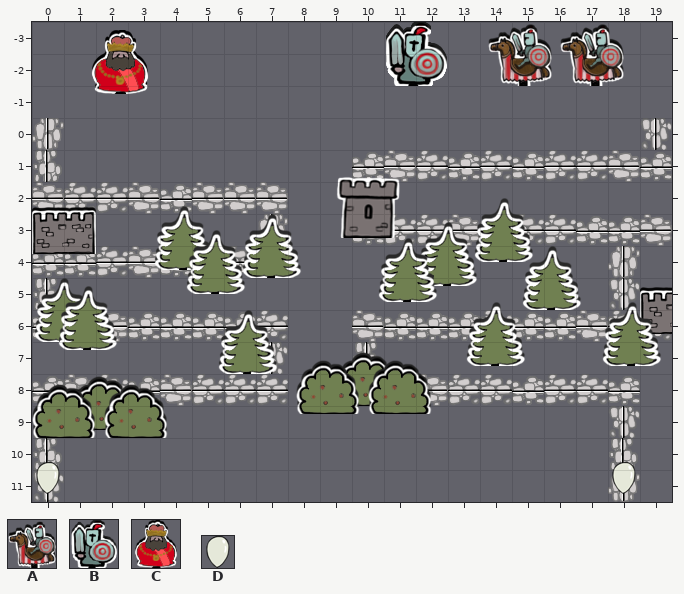
A Tiled map (JSON) gets an edit: dist/assets/maps/iphone.json. Above, as it was before the edit.
Cells are 32x32 px. Shown: x 0..19, y -3..11.
Key: from "Mobs": A 0 "knightOnHorse", B 1 "knight", C 2 "king"; from "props": D 8 "balloon-32x32".
Objects are placed by their top-left corner, in cells (3,4 is the top-left corner of cell 3,4); size is 1x1 cell unless given.
Layers that did not change in this view are not listed.
Objects on layer "mobs" before:
B "MOB_KNIGHT" at 11,-3 size 2x2
A "MOB_HORSE" at 14.2,-3 size 2x2
B "MOB_KNIGHT" at 11,-3 size 2x2
B "MOB_KNIGHT" at 11,-3 size 2x2
B "MOB_KNIGHT" at 11,-3 size 2x2
A "MOB_HORSE" at 16.5,-3 size 2x2
B "MOB_KNIGHT" at 11,-3 size 2x2
B "MOB_KNIGHT" at 11,-3 size 2x2
B "MOB_KNIGHT" at 11,-3 size 2x2
C "MOB_KING" at 1.8,-2.8 size 2x2
C "MOB_KING" at 1.8,-2.8 size 2x2
Objects on layer "balloons" before:
D "BALLOON" at 0,10.8
D "BALLOON" at 18,10.8
And afterwards:
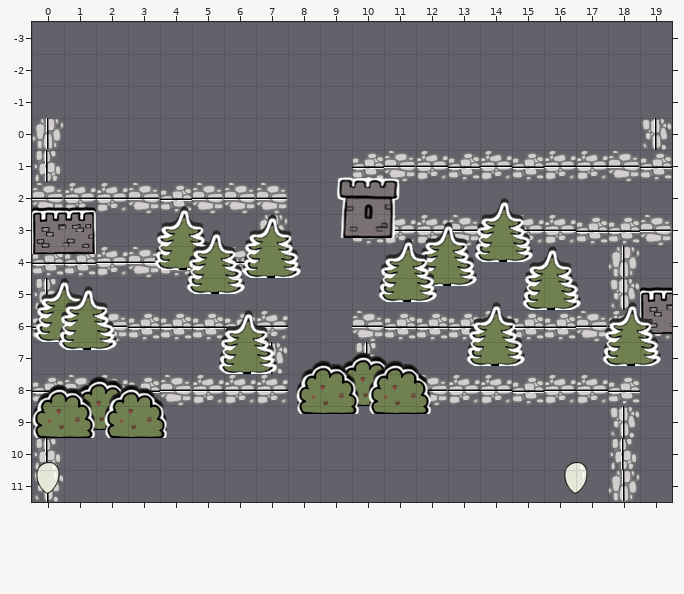
Commit message: Stuck. The mobs are not being properly recycled.
Difference:
Layer "mobs" (now hidden):
removed: B "MOB_KNIGHT" at 11,-3 size 2x2
removed: B "MOB_KNIGHT" at 11,-3 size 2x2
removed: B "MOB_KNIGHT" at 11,-3 size 2x2
removed: B "MOB_KNIGHT" at 11,-3 size 2x2
removed: A "MOB_HORSE" at 14.2,-3 size 2x2
removed: A "MOB_HORSE" at 16.5,-3 size 2x2
removed: B "MOB_KNIGHT" at 11,-3 size 2x2
removed: B "MOB_KNIGHT" at 11,-3 size 2x2
removed: B "MOB_KNIGHT" at 11,-3 size 2x2
removed: C "MOB_KING" at 1.8,-2.8 size 2x2
removed: C "MOB_KING" at 1.8,-2.8 size 2x2
Layer "balloons":
changed: D "BALLOON" at 18,10.8 -> D "BALLOON" at 16.5,10.8
Changed places in both pictures, as pixel boxes (x1, y1, x2, y2):
removed: (386, 22, 447, 86)
removed: (488, 24, 552, 86)
removed: (560, 24, 624, 86)
removed: (91, 30, 148, 94)
new place: (564, 462, 588, 494)
old place: (612, 462, 636, 494)
